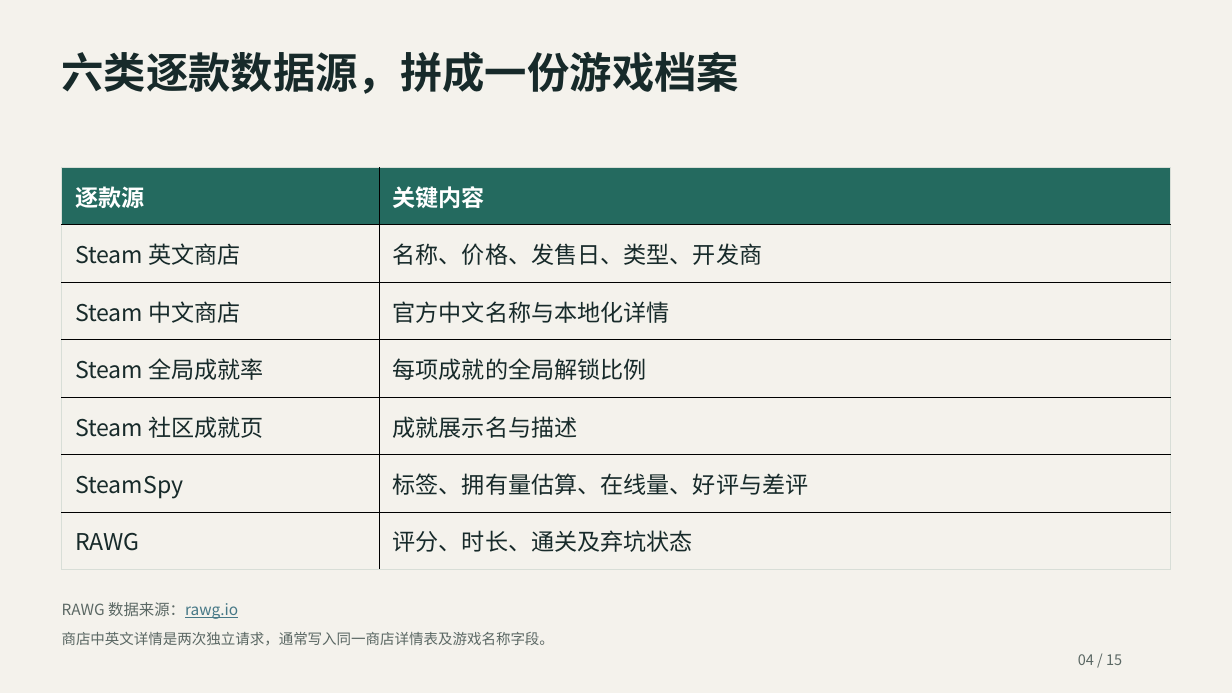
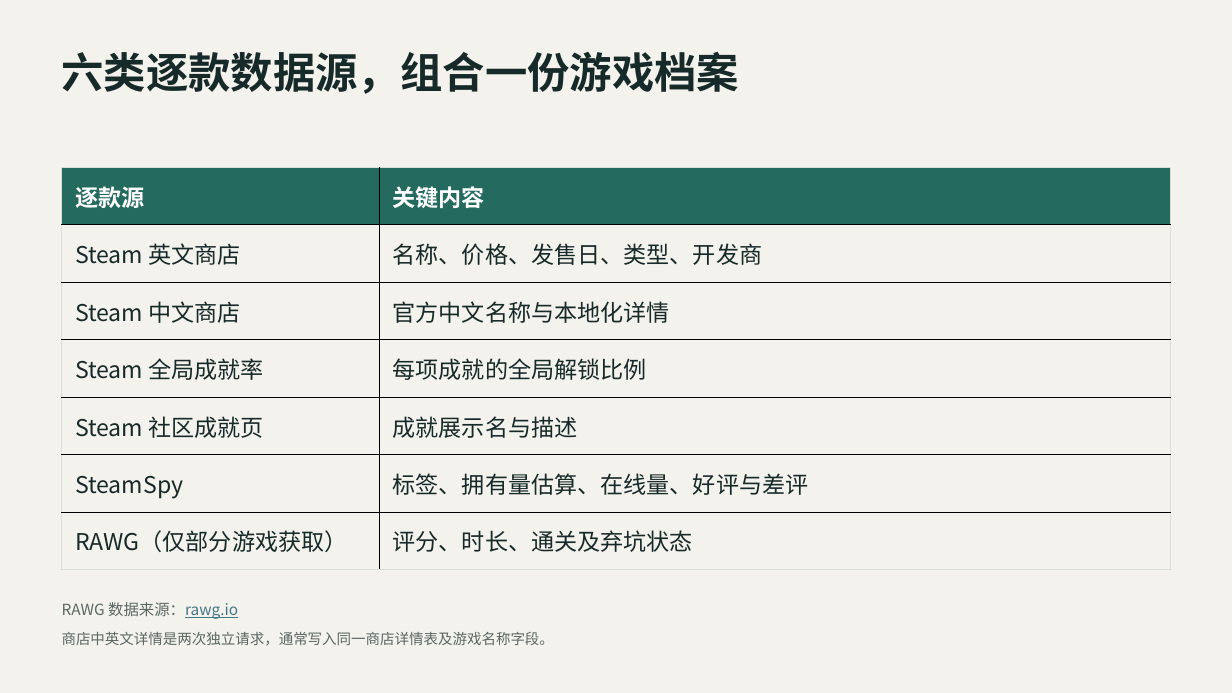
Before and after one commit to WwhdsOne/achievement-analytics, a slide deck: slide 2 of docs/presentations/数据获取与后续计划-2026-10-13-最终版.pptx (slide 3 before the commit). Drawn at 1232x693 pixels with LibreOffice and Linux fonts; fonts in the diff are those of the drawing. Boxes give left, top, right and bottom in pixels: in the first picture for what was removed or moved away, otherwise in the second. Text is boxed around its words. In the diff, an @@ line names an element or a change of style, - is before the commit and + after.

Commit message:
docs: 补充数据质量提醒并更新汇报材料
docs/data-report.md 新增三条实测发现，都直接影响后续建模的口径：

- price_cents 币种不一致，不能当金额用：商店搜索与 appdetails 都按请求 IP 推断地区
  返回价格，而两张表都只存整数没存币种（日元/韩元 0 位小数会被放大 100 倍）。
  实证同一游戏两表差 130 倍，价格分析只能用 is_free 二值
- store_search_games.tag_ids 未解码：存的是 Steam 官方标签数字 ID（429 个不同标签），
  覆盖 100%，补齐 tagid→名称 字典即可给全量游戏配上细粒度标签
- 商店评价三件套只有 72.1%：缺失与「冷门」高度相关，分析时需注意

同批更新 docs/presentations/ 的汇报材料。

```diff
--- a/docs/presentations/数据获取与后续计划-2026-10-13-最终版.pptx
+++ b/docs/presentations/数据获取与后续计划-2026-10-13-最终版.pptx
@@ text at [62,52,740,94]: text changed @@
-六类逐款数据源，拼成一份游戏档案
+六类逐款数据源，组合一份游戏档案
@@ table at [62,167,1171,569] @@
-row 7, column 1: RAWG
+row 7, column 1: RAWG（仅部分游戏获取）
@@ text removed at [1078,654,1122,665] @@
-04 / 15
```
Also in this commit, not shown: 5 other slides changed, 2 slides removed, 1 other file.
